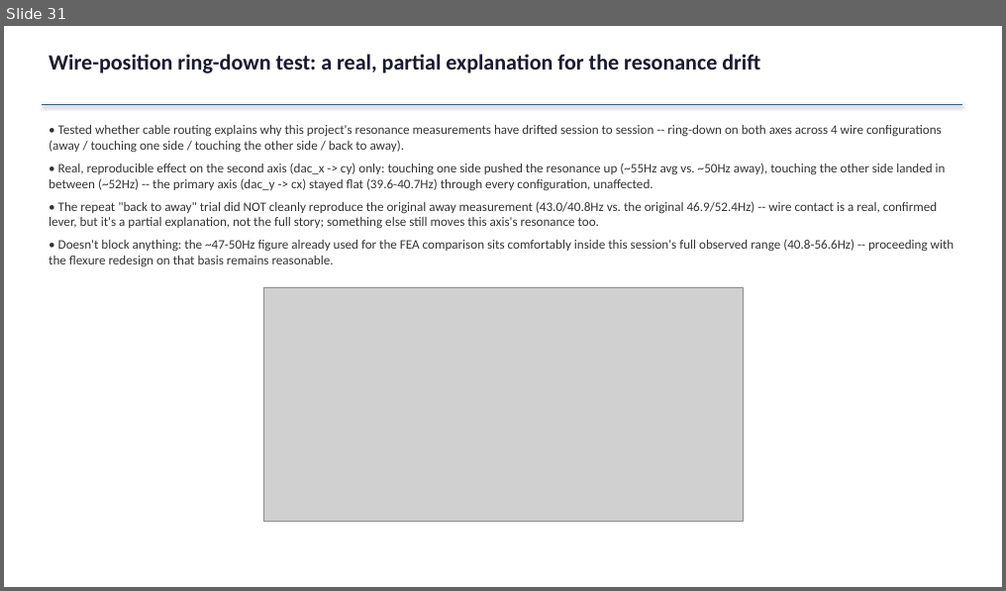
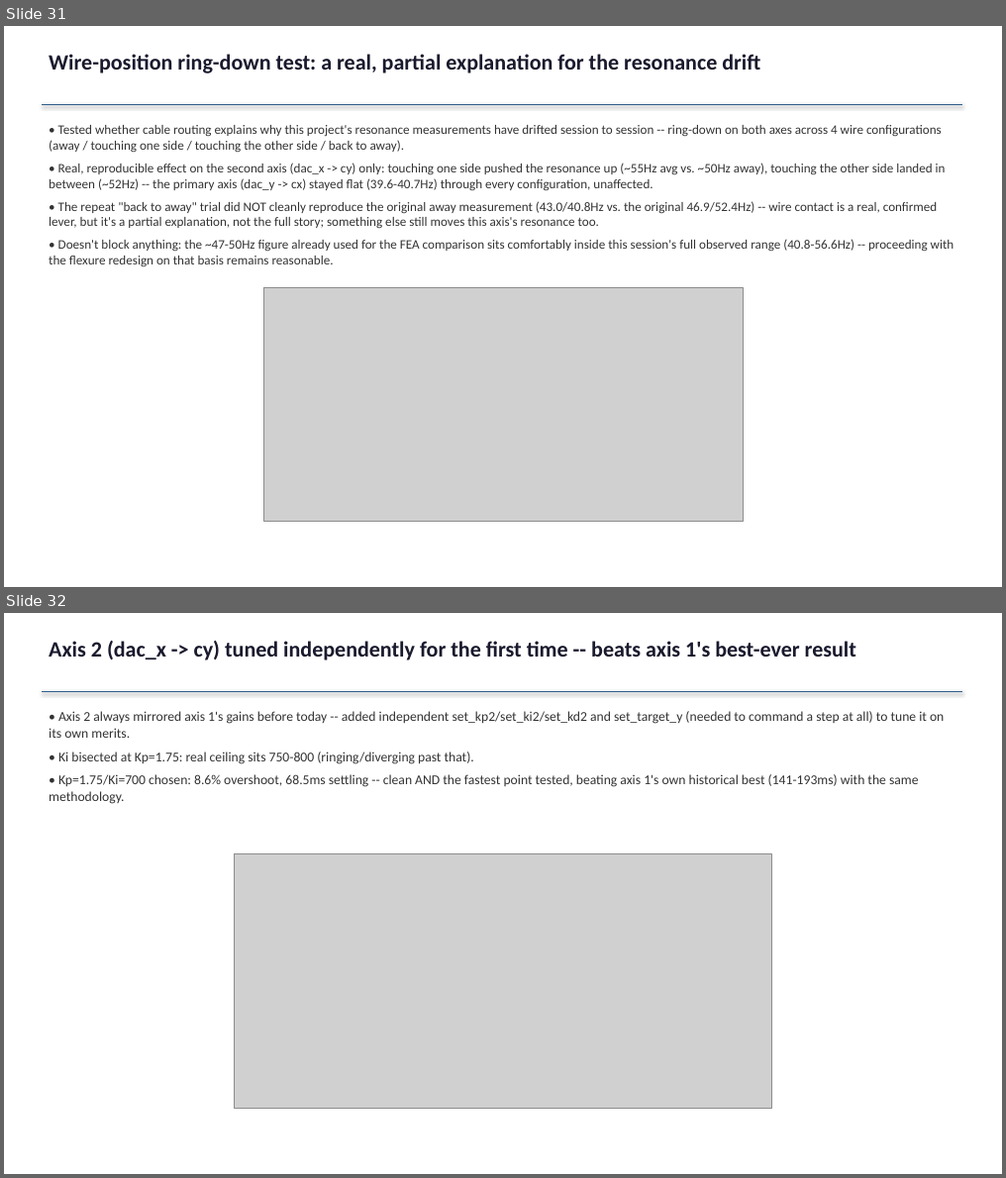
Before and after one commit to ucsbdeepspace/rpi_camera_system, a slide deck: docs/session_results_2026-08-18_pid_tuning.pptx. Shown one above the other, each under a label of ours: slide 31 before the commit, slides 31 and 32 after it. The pictures are 1006x591 and 1006x1178 pixels, drawn with LibreOffice and Linux fonts; fonts in the diff are those of the drawing; grey boxes stand for pictures. Boxes give left, top, right and bottom in pixels: in the first picture for what was removed or moved away, otherwise in the second. Text is boxed around its words. In the diff, an @@ line names an element or a change of style, - is before the commit and + after.

```diff
--- a/docs/session_results_2026-08-18_pid_tuning.pptx
+++ b/docs/session_results_2026-08-18_pid_tuning.pptx
@@ slide 32 added at [4,613,1002,1174], background #FFFFFF @@
@@ text added at [49,641,856,661], 21 pt, text #1A1A2E, bold @@
+Axis 2 (dac_x -> cy) tuned independently for the first time -- beats axis 1's best-ever result
@@ line added from (42, 691) to (962, 691), #2E5C8A 1.5 pt @@
@@ text added at [49,711,944,804], 13 pt, text #333333 @@
+• Axis 2 always mirrored axis 1's gains before today -- added independent set_kp2/set_ki2/set_kd2 and set_target_y (needed to command a step at all) to tune it on its own merits.
+• Ki bisected at Kp=1.75: real ceiling sits 750-800 (ringing/diverging past that).
+• Kp=1.75/Ki=700 chosen: 8.6% overshoot, 68.5ms settling -- clean AND the fastest point tested, beating axis 1's own historical best (141-193ms) with the same methodology.
@@ picture added at [235,855,771,1109] @@
```
Also in this commit, not shown: 1 other slide added, 6 other files.
